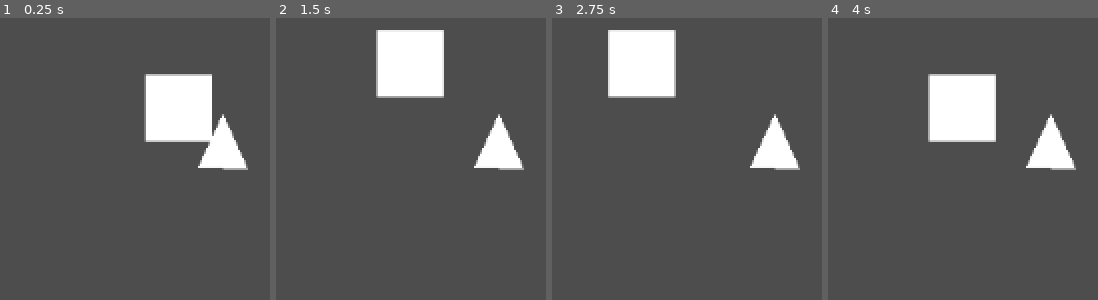
Above: before the commit, frames 1-4 (left to right).
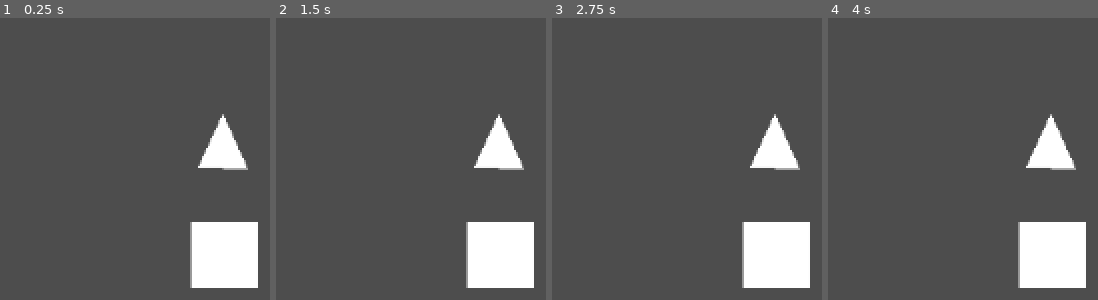
Above: after the commit, the same moments.

Repository: FelipeFernandesAlves/Cover-Jam-2026
Game: Godot game, scene res://scenes/debug/movement.tscn
Same seed, same stepped clock (60 frames per second), same inputs: the game is played once before the commit and once after it. This scene is started directly instead of the project's main scene.
Inputs:
- Up to frame 1 (0.25 s): no input
- Up to frame 2 (1.5 s): tap Enter (ui_accept) at 0.5, 1.35 s; hold Right (ui_right) 0.53-1.28 s; hold Enter (ui_accept) 0.53-1.28 s; hold Down (ui_down) from 1.28 s (still down)
- Up to frame 3 (2.75 s): tap Enter (ui_accept) at 1.52, 1.82, 2 s; release Down (ui_down) at 2.03 s; hold Right (ui_right) from 2.03 s (still down); hold Enter (ui_accept) from 2.03 s (still down)
- Up to frame 4 (4 s): release Right (ui_right) at 2.78 s; release Enter (ui_accept) at 2.78 s; hold Up (ui_up) 2.78-3.53 s; tap Enter (ui_accept) at 2.85, 3.02, 3.32, 3.5 s; hold Left (ui_left) from 3.53 s (still down); hold Enter (ui_accept) from 3.53 s (still down)

The runs differ from the first frame. In frame 1, 12% of the frame differs, in the area x 53-96%, y 19-96%; in frame 2, 12%, in the area x 37-96%, y 4-96%; in frame 3, 12%; in frame 4, 12%.

Commit message:
feat: light beam system

Diff:
--- /dev/null
+++ b/entities/light_beam.tscn
@@ -0,0 +1,10 @@
+[gd_scene format=3 uid="uid://6hfxkgkhecgv"]
+
+[ext_resource type="Script" uid="uid://do40uhc6geytv" path="res://scripts/LightBeam.gd" id="1_ymk82"]
+
+[node name="LightBeam" type="RayCast2D" unique_id=924739334]
+target_position = Vector2(0, 0)
+script = ExtResource("1_ymk82")
+
+[node name="Line" type="Line2D" parent="." unique_id=2120260499]
+points = PackedVector2Array(0, 0, 100, 0)
--- /dev/null
+++ b/entities/mirror.tscn
@@ -0,0 +1,32 @@
+[gd_scene format=3 uid="uid://b6mbqf0yo73kj"]
+
+[ext_resource type="Script" uid="uid://dew3cxmhk1k2b" path="res://scripts/Mirror.gd" id="1_syy3b"]
+[ext_resource type="Texture2D" uid="uid://q3ausaixsfls" path="res://assets/mirror.png" id="2_atfo5"]
+
+[sub_resource type="SpriteFrames" id="SpriteFrames_6p3hd"]
+animations = [{
+"frames": [{
+"duration": 1.0,
+"texture": ExtResource("2_atfo5")
+}],
+"loop": true,
+"name": &"default",
+"speed": 5.0
+}]
+
+[sub_resource type="RectangleShape2D" id="RectangleShape2D_6yof1"]
+size = Vector2(32, 32)
+
+[node name="Mirror" type="StaticBody2D" unique_id=413756081 node_paths=PackedStringArray("reflect_point", "sprites")]
+script = ExtResource("1_syy3b")
+reflect_point = NodePath("ReflectPoint")
+sprites = NodePath("Sprites")
+metadata/_custom_type_script = "uid://cg0dy2oypa07s"
+
+[node name="Sprites" type="AnimatedSprite2D" parent="." unique_id=506396592]
+sprite_frames = SubResource("SpriteFrames_6p3hd")
+
+[node name="Collision" type="CollisionShape2D" parent="." unique_id=1476832076]
+shape = SubResource("RectangleShape2D_6yof1")
+
+[node name="ReflectPoint" type="Node2D" parent="." unique_id=1157567031]
--- a/project.godot
+++ b/project.godot
@@ -15,6 +15,10 @@
 config/features=PackedStringArray("4.6", "Forward Plus")
 config/icon="res://icon.svg"
 
+[global_group]
+
+reflective="Reflects light beams"
+
 [physics]
 
 3d/physics_engine="Jolt Physics"
--- /dev/null
+++ b/scenes/debug/light_beam.tscn
@@ -0,0 +1,28 @@
+[gd_scene format=3 uid="uid://buystehg6fofl"]
+
+[ext_resource type="Script" uid="uid://bcmhr7kpty2tm" path="res://scenes/debug/scripts/LightEmissor.gd" id="1_g8i4k"]
+[ext_resource type="Script" uid="uid://blc8j7agny0vu" path="res://scripts/GridState.gd" id="1_khvfo"]
+[ext_resource type="PackedScene" uid="uid://6hfxkgkhecgv" path="res://entities/light_beam.tscn" id="1_wom41"]
+[ext_resource type="PackedScene" uid="uid://b6mbqf0yo73kj" path="res://entities/mirror.tscn" id="2_gr6da"]
+
+[node name="LightBeam" type="Node2D" unique_id=2066099405]
+
+[node name="GridState" type="Node" parent="." unique_id=327491094]
+script = ExtResource("1_khvfo")
+metadata/_custom_type_script = "uid://blc8j7agny0vu"
+
+[node name="Mirror" parent="." unique_id=413756081 node_paths=PackedStringArray("grid_state") instance=ExtResource("2_gr6da")]
+position = Vector2(-120, -2)
+reflect_dir = 0
+grid_state = NodePath("../GridState")
+initial_grid_pos = Vector2i(4, 0)
+type = 2
+
+[node name="LightEmissor" type="Node2D" parent="." unique_id=1437968686]
+script = ExtResource("1_g8i4k")
+
+[node name="LightBeam" parent="LightEmissor" unique_id=924739334 instance=ExtResource("1_wom41")]
+cast_speed = 2000.0
+line_color = Color(0.98039216, 0.69803923, 0.4117647, 1)
+
+[node name="Camera2D" type="Camera2D" parent="." unique_id=1630159817]
--- /dev/null
+++ b/scenes/debug/scripts/LightEmissor.gd
@@ -0,0 +1,6 @@
+extends Node2D
+
+@onready var light_beam: LightBeam = $LightBeam
+
+func _physics_process(_delta: float) -> void:
+	light_beam.is_casting = Input.is_action_pressed("ui_accept")
--- a/scripts/GridVisual.gd
+++ b/scripts/GridVisual.gd
@@ -1,4 +1,4 @@
-extends Node2D
+extends StaticBody2D
 class_name GridVisual
 
 @export_group("Configurações de Grid")
--- /dev/null
+++ b/scripts/LightBeam.gd
@@ -0,0 +1,115 @@
+class_name LightBeam
+extends RayCast2D
+
+const LIGHT_BEAM = preload("uid://6hfxkgkhecgv")
+
+@export var cast_speed := 1000.0
+@export var max_length := 1400.0
+@export var is_casting := true:
+	set = _set_is_casting
+
+@export var line_growth_time := 0.1
+@export var line_color := Color.WHITE:
+	set = _set_line_color
+
+@export var impact_dir := Vector2.RIGHT:
+	set = _set_impact_dir
+
+@onready var line: Line2D = $Line
+@onready var line_width := line.width
+
+var tween: Tween = null
+var next_beam: LightBeam = null
+
+signal disappeared()
+
+func _ready() -> void:
+	_set_line_color(line_color)
+	_set_is_casting(is_casting)
+	_set_impact_dir(impact_dir)
+
+func _physics_process(delta: float) -> void:
+	target_position.x = move_toward(
+		target_position.x,
+		max_length,
+		cast_speed * delta
+	)
+
+	var beam_end_position := target_position
+	force_raycast_update()
+
+	if (is_colliding()):
+		beam_end_position = to_local(get_collision_point())
+		var collider = get_collider()
+		if (collider is Reflective):
+			var new_dir = collider.get_reflect_direction(impact_dir)
+			beam_end_position = collider.reflect_point.global_position
+			if (!next_beam):
+				if (new_dir != Vector2.ZERO):
+					next_beam = LIGHT_BEAM.instantiate()
+					next_beam.disappeared.connect(func():
+						next_beam.queue_free()
+						next_beam = null
+						_disappear()
+						)
+					next_beam.line_color = line_color
+					next_beam.is_casting = true
+					add_child(next_beam)
+			else:
+				next_beam.global_position = collider.reflect_point.global_position
+				next_beam.impact_dir = new_dir
+
+	elif (next_beam):
+		next_beam.disappeared.disconnect(_disappear)
+		next_beam.queue_free()
+		next_beam = null
+
+	line.points[1] = beam_end_position
+
+func _appear() -> void:
+	if (tween && tween.is_running()):
+		tween.kill()
+
+	line.visible = true
+	tween = create_tween()
+	line.width = line_width
+	tween.tween_property(line, "width", line_width, line_growth_time * 2.0).from(0.0)
+
+func _disappear() -> void:
+	if (tween && tween.is_running()):
+		tween.kill()
+	tween = create_tween()
+	tween.tween_property(line, "width", 0.0, line_growth_time).from_current()
+	tween.tween_callback(_on_disappear)
+
+func _on_disappear():
+	line.hide()
+	disappeared.emit()
+	if (next_beam):
+		next_beam.queue_free()
+		next_beam = null
+
+func _set_is_casting(value: bool):
+	if (is_casting == value):
+		return
+
+	is_casting = value
+	set_physics_process(is_casting)
+
+	if (!value):
+		target_position.x = 0.0
+		if (!next_beam):
+			_disappear()
+		else:
+			next_beam.is_casting = false
+	else:
+		_appear()
+
+func _set_line_color(value: Color):
+	line_color = value
+	if (line != null):
+		line.modulate = line_color
+
+func _set_impact_dir(value: Vector2):
+	impact_dir = value
+	look_at(global_position + impact_dir)
--- /dev/null
+++ b/scripts/Mirror.gd
@@ -0,0 +1 @@
+extends Reflective
--- /dev/null
+++ b/scripts/Reflective.gd
@@ -0,0 +1,38 @@
+class_name Reflective
+extends GridVisual
+
+enum REFLECT_DIRECTION { NW, NE, SE, SW }
+
+@export var reflect_dir: REFLECT_DIRECTION = REFLECT_DIRECTION.NE:
+	set = _set_reflect_dir
+@export var reflect_point: Node2D
+@export var sprites: AnimatedSprite2D
+
+func get_reflect_direction(impact_dir: Vector2) -> Vector2:
+	var possible_directions = _get_possible_directions()
+	var dir = -impact_dir
+	if (dir in possible_directions):
+		possible_directions.erase(dir)
+		return possible_directions[0]
+	return Vector2.ZERO
+
+func _get_possible_directions() -> Array[Vector2]:
+	match reflect_dir:
+		REFLECT_DIRECTION.NW: return [Vector2.UP, Vector2.LEFT]
+		REFLECT_DIRECTION.NE: return [Vector2.UP, Vector2.RIGHT]
+		REFLECT_DIRECTION.SE: return [Vector2.DOWN, Vector2.LEFT]
+		REFLECT_DIRECTION.SW: return [Vector2.DOWN, Vector2.RIGHT]
+	return []
+
+func _set_reflect_dir(value):
+	if (reflect_dir == value):
+		return
+
+	reflect_dir = value
+	if (!sprites): return
+	var dir = REFLECT_DIRECTION.find_key(reflect_dir)
+	sprites.flip_v = "S" in dir
+	if ("S" in dir):
+		sprites.flip_h = "E" in dir
+	else:
+		sprites.flip_h = "W" in dir
Binary file added: assets/mirror.png
Not shown, added: assets/mirror.png.import
Not shown, added: scenes/debug/scripts/LightEmissor.gd.uid
Not shown, added: scripts/LightBeam.gd.uid
Not shown, added: scripts/Mirror.gd.uid
Not shown, added: scripts/Reflective.gd.uid
